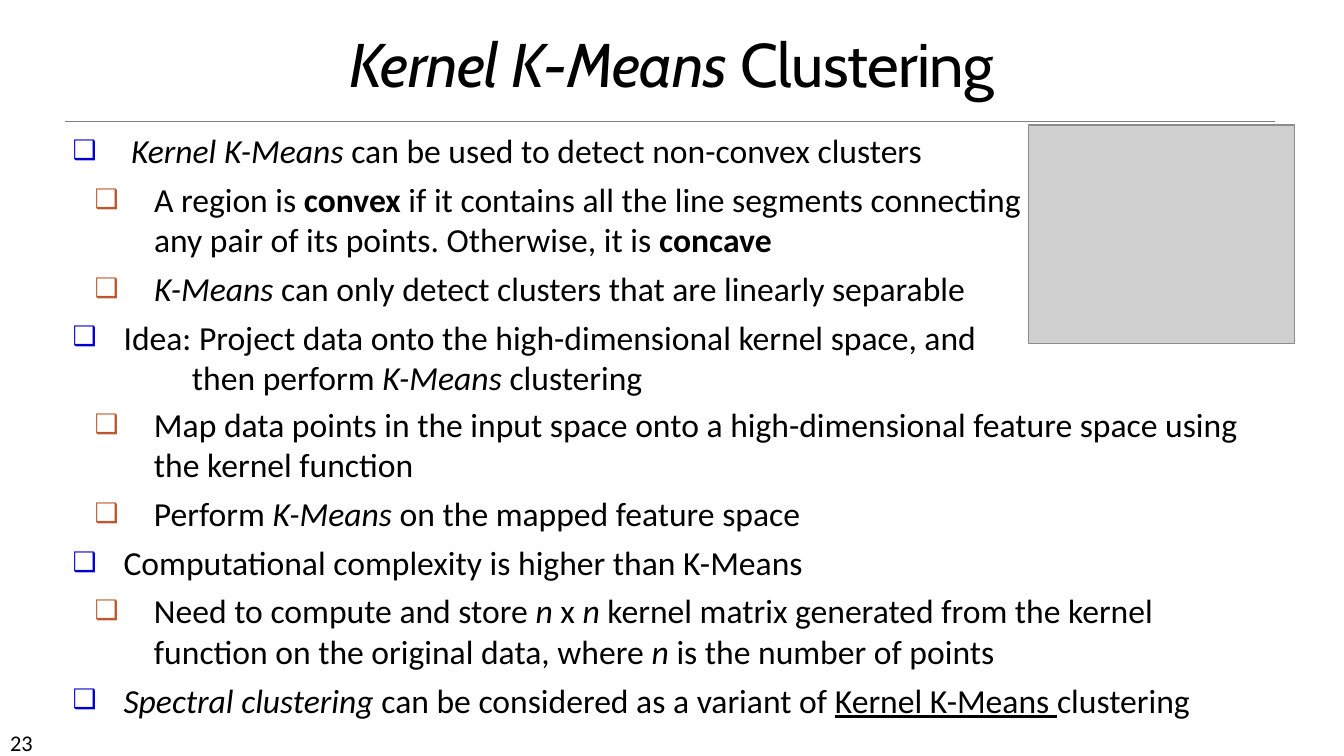
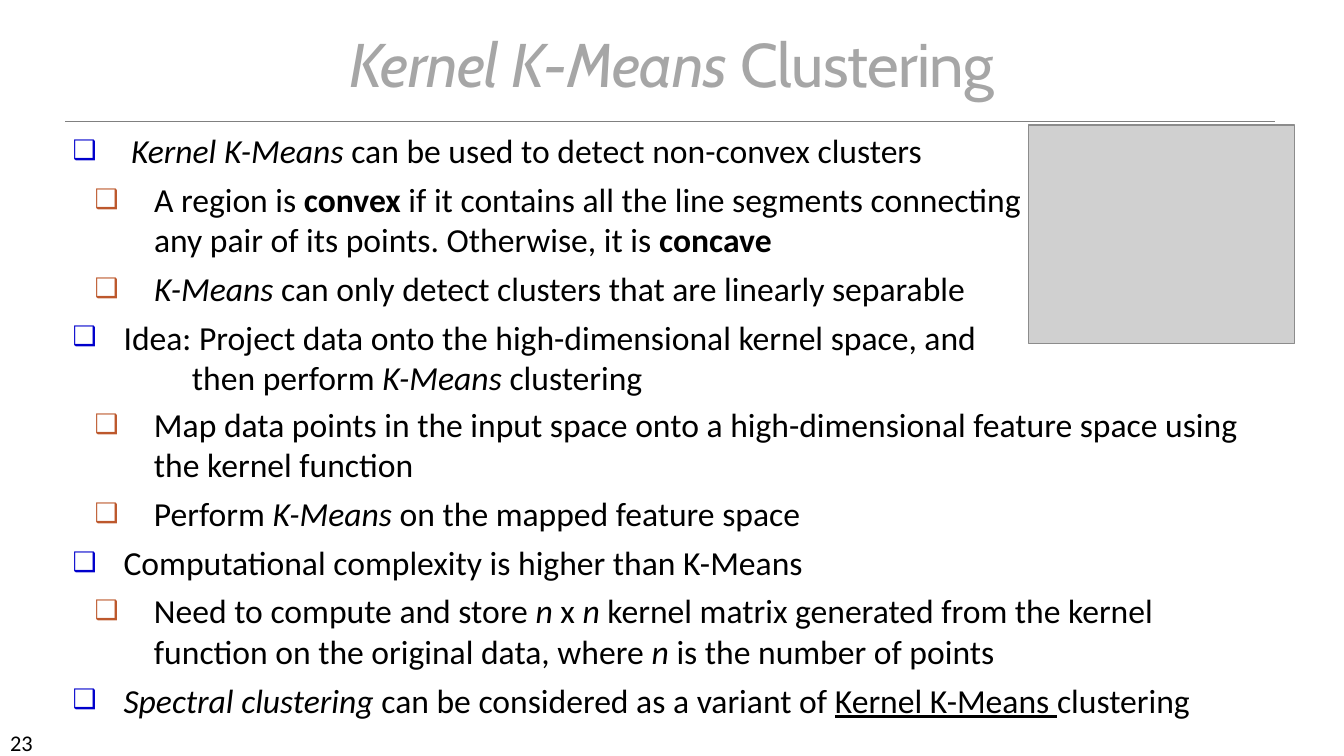
Before and after one commit to chriswjh/chriswjh.github.io, a slide deck: slide 23 of BDA_IFM/10ClusBasic.pptx. Drawn at 1344x756 pixels with LibreOffice and Linux fonts; fonts in the diff are those of the drawing; grey boxes stand for pictures. Boxes give left, top, right and bottom in pixels: in the first picture for what was removed or moved away, otherwise in the second. Text is boxed around its words. In the diff, an @@ line names an element or a change of style, - is before the commit and + after.

```diff
--- a/BDA_IFM/10ClusBasic.pptx
+++ b/BDA_IFM/10ClusBasic.pptx
@@ title "Kernel K-Means Clustering" at (x1=350, y1=41, x2=994, y2=101): text colour #000000 to #A6A6A6 @@
```
Also in this commit, not shown: 7 other slides changed.
